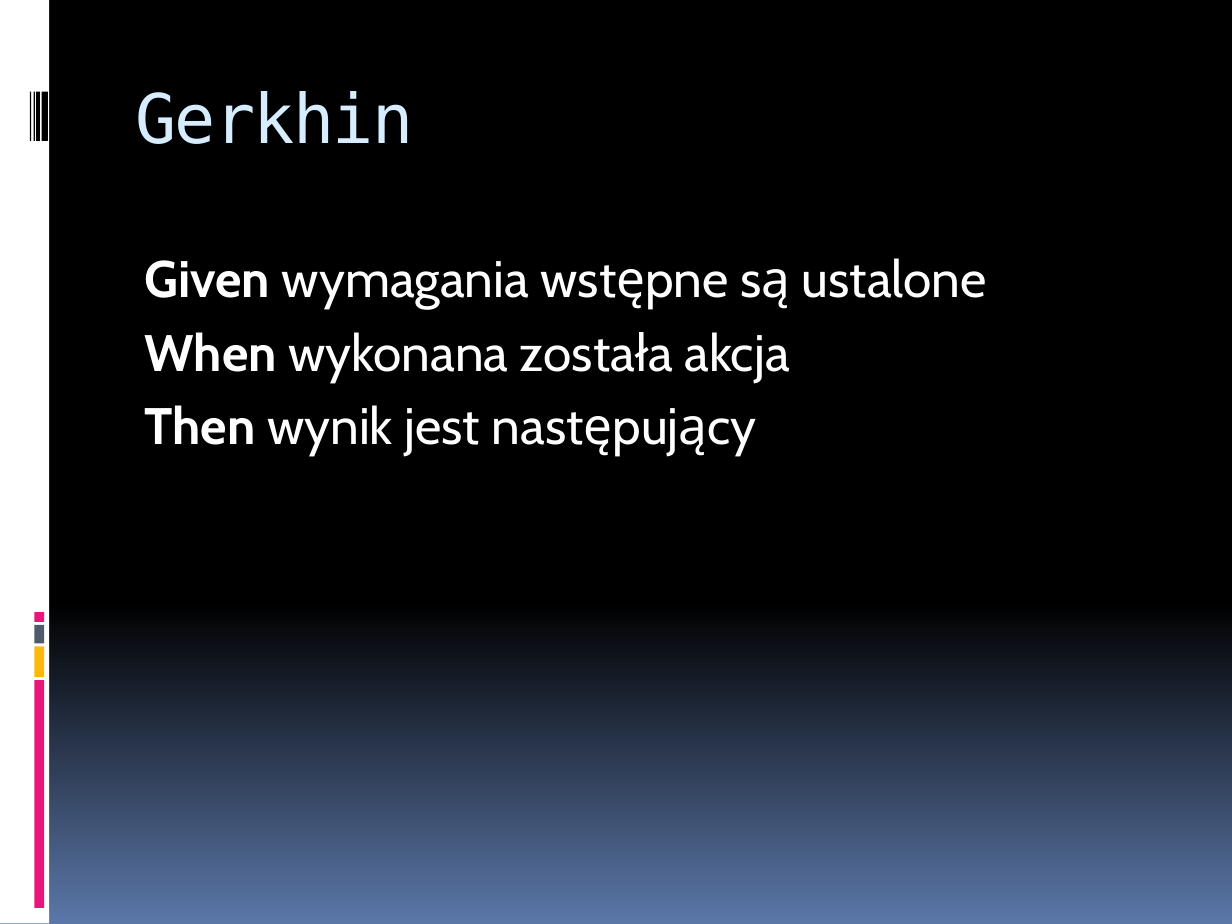
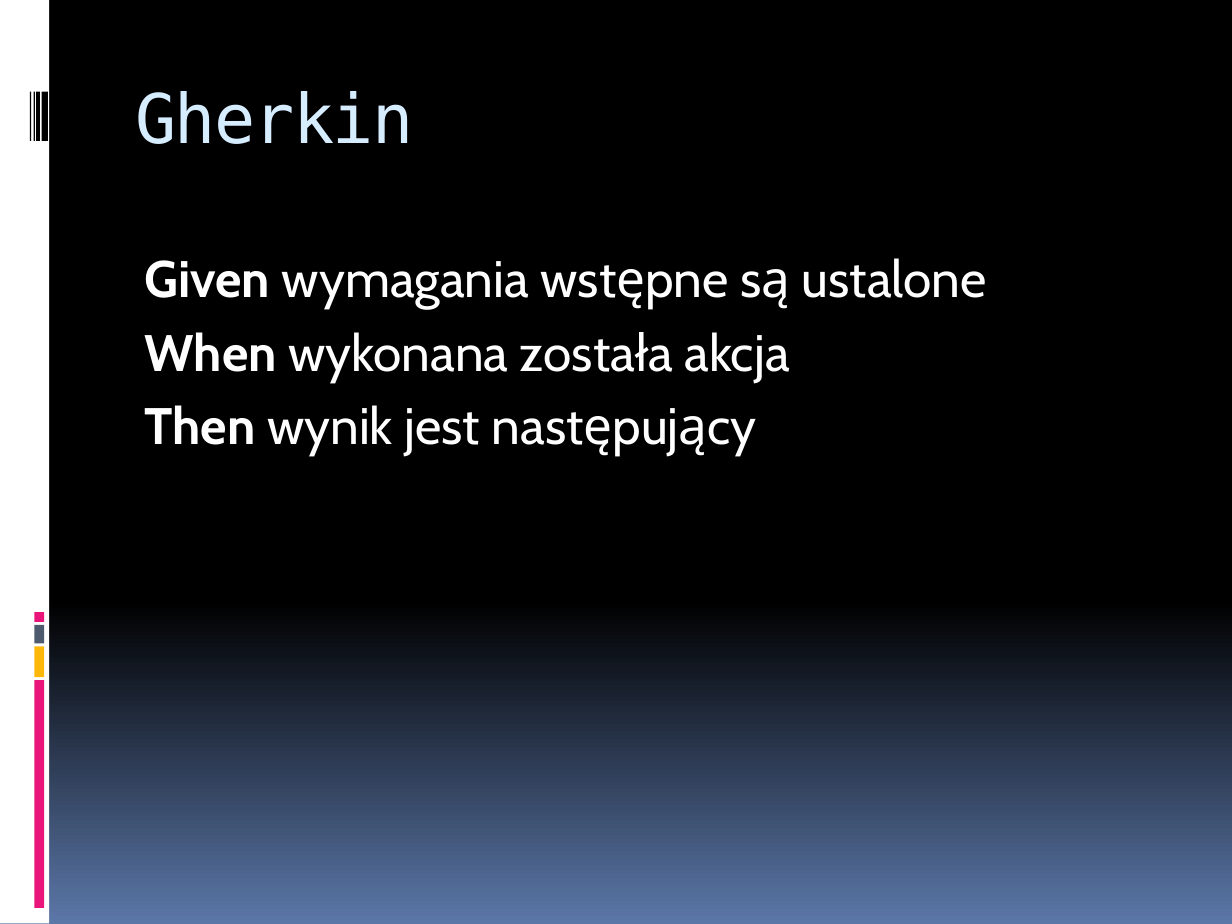
Before and after one commit to melchiork/SpecFlow-Introduction, a slide deck: slide 4 of presentation/SpecFlow-intro-pl.pptx. Drawn at 1232x924 pixels with LibreOffice and Linux fonts; fonts in the diff are those of the drawing. Boxes give left, top, right and bottom in pixels: in the first picture for what was removed or moved away, otherwise in the second. Text is boxed around its words. In the diff, an @@ line names an element or a change of style, - is before the commit and + after.

Commit message:
presentation: typos and new example architecture slide

```diff
--- a/presentation/SpecFlow-intro-pl.pptx
+++ b/presentation/SpecFlow-intro-pl.pptx
@@ title at box(135, 91, 413, 144): text changed @@
-Gerkhin
+Gherkin
```
Also in this commit, not shown: 1 other slide changed, 1 slide added.
